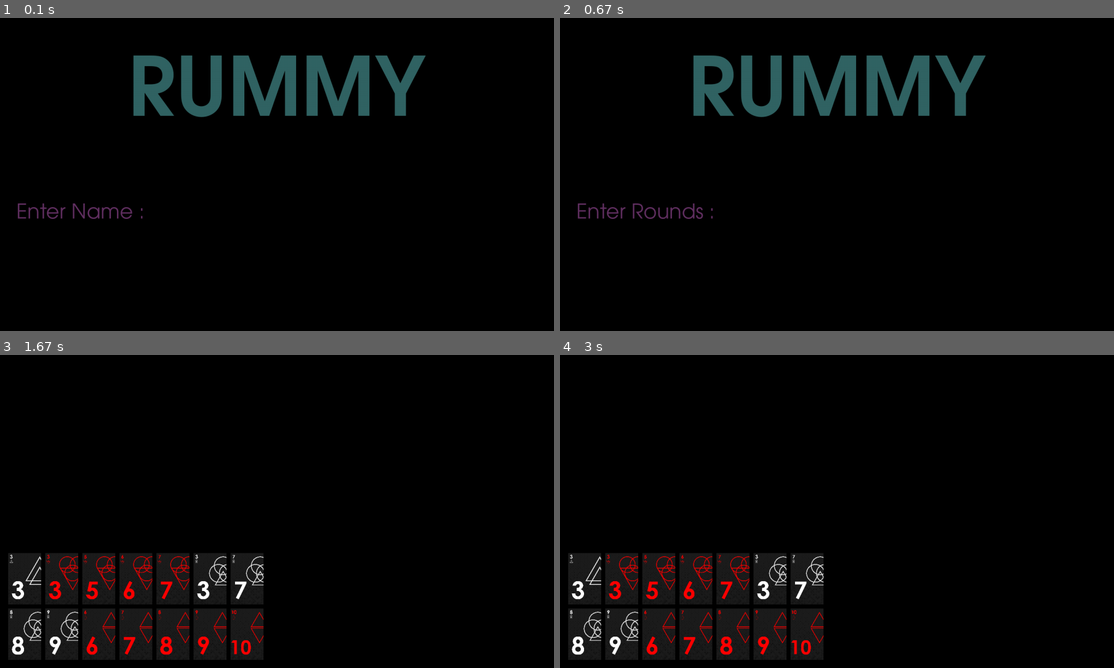
Above: before the commit, frames 1-4 (two rows, left to right).
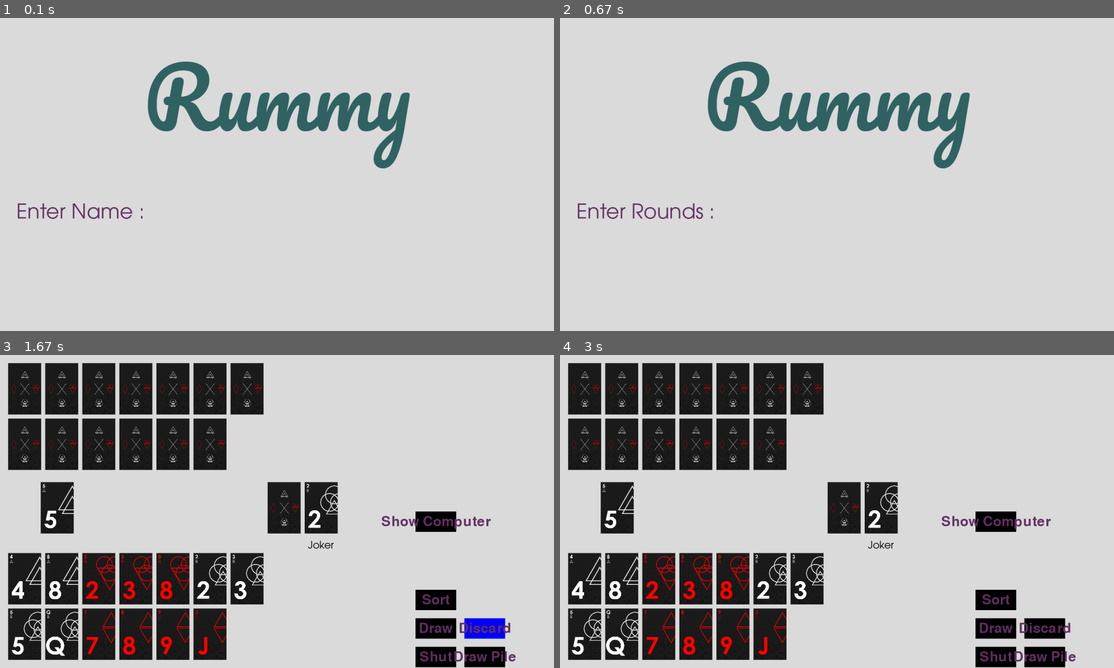
Above: after the commit, the same moments.

Repository: rohanj-02/Rummy
Game: pygame game, started from main.py
Same seed, same stepped clock (60 frames per second), same inputs: the game is played once before the commit and once after it.
Inputs (mouse positions are in pixels of both pictures, inside the frame that each line leads up to):
- Up to frame 1 (0.1 s): no input
- Up to frame 2 (0.67 s): tap Enter at 0.33 s
- Up to frame 3 (1.67 s): tap Enter at 0.67, 1 s; click (481, 621) at 1.38 s
- Up to frame 4 (3 s): click (848, 405) at 1.72 s; click (1047, 630) at 2.55 s; click (759, 445) at 2.88 s

The runs differ from the first frame. In frame 1, 99% of the frame differs, in the area x 0-100%, y 0-100%; in frame 2, 99%; in frame 3, 84%; in frame 4, 84%.

Commit message:
UI Updated
To add : Drag N Drop feature, swap button, discard button and constraint that hand size <= 14

Diff:
--- a/Plan.txt
+++ /dev/null
@@ -1,12 +0,0 @@
-Till 8th November
-1. Learn pygame .. Done
-2. Think of algorithm for rummy AI .. Done
-3. See the workflow of the game
-4. Finalising Algo .. Done
-Till 12th November
-5. Creating basic structure. classes and stuff.. Done
-6. Writing Algo.. Done
-7. Implement basic code to play rummy
-Till 17th November
-8. Use pygame to add graphics
-9. Finishing touches
--- a/button.py
+++ b/button.py
@@ -9,10 +9,10 @@
 shift = False
 padding = 40
 fontName = "centurygothic"
-screen = pygame.display.set_mode((X,Y))
+# screen = pygame.display.set_mode((X,Y))
 
 #Title and Icon
-pygame.display.set_caption("Rummy")
+# pygame.display.set_caption("Rummy")
 
 class Button():
     """
@@ -69,19 +69,19 @@
         screen.blit(self.title_img, self.title_img_rect)
 
 
-nice = Button("NICE")
-
-running = True
-
-while running:
-    nice.display(screen)
-    for event in pygame.event.get():
-        # if nice.click(pygame.mouse.get_pos()):
-            # print("HOVERRR")
-        nice.check(pygame.mouse.get_pos(), event)
-        if nice.is_clicked:
-            print("nice")
-        if event.type == pygame.QUIT:
-            pygame.quit()
-            quit()
-        pygame.display.update()
+# nice = Button("NICE")
+#
+# running = True
+#
+# while running:
+#     nice.display(screen)
+#     for event in pygame.event.get():
+#         # if nice.click(pygame.mouse.get_pos()):
+#             # print("HOVERRR")
+#         nice.check(pygame.mouse.get_pos(), event)
+#         if nice.is_clicked:
+#             print("nice")
+#         if event.type == pygame.QUIT:
+#             pygame.quit()
+#             quit()
+#         pygame.display.update()
--- a/cards.py
+++ b/cards.py
@@ -236,6 +236,7 @@
 
         self.cards = []
         self.discarded = []
+        self.joker = None
         self.pile = None
         for i in range(no_of_decks):
             for s in SUIT:
@@ -272,13 +273,14 @@
         """
         if jok == None:
             joker = random.randint(0,len(self.cards) - 1)
-            joker = self.cards[joker]
+            self.joker = self.cards[joker]
         else:
-            joker = jok
+            self.joker = jok
+        self.cards.pop(joker)
         for i in range(len(self.cards)):
-            if self.cards[i].rank == joker.rank:
+            if self.cards[i].rank == self.joker.rank:
                 self.cards[i].isjoker = True
-        return joker
+        return self.joker
 
     def update_pile(self, card):
         """
@@ -292,6 +294,7 @@
         """
         img_name = str(self.pile)
         img = pygame.image.load("assets/"+img_name+".png")
+        img = pygame.transform.scale(img, (img.get_width()//4, img.get_height()//4))
         return img
 
 
@@ -346,8 +349,10 @@
             Parameters:
                 deck : The deck in play
         """
+        hand = []
         for i in range(HAND_SIZE):
-            self.hand.append(deck.draw_card())
+            hand.append(deck.draw_card())
+        self.hand = hand
         return None
 
     def draw_card(self, card):
@@ -498,7 +503,6 @@
             Returns a list of images of the card that are present in its hand
         """
         img_list = []
-        i = 0
         for card in self.hand:
             img = pygame.image.load("assets/"+str(card)+".png")
             img = pygame.transform.scale(img,(img.get_width()//4, img.get_height()//4))
@@ -506,8 +510,14 @@
             # i += 1
         return img_list
 # full_deck = Deck(2)
-test_hand = [Card('5','hearts'),Card('7','diamonds'),Card('9','diamonds'),Card('6','diamonds'),Card('8','clubs'),Card('9','clubs'),Card('7','clubs'),Card('8','diamonds'),Card('3','clubs'),Card('3','hearts'),Card('3','spades'),Card('7','hearts'),Card('6','hearts'),Card('10','diamonds')]
-player1 = Player('Rohan', 0 ,test_hand)
+player1 = Player("")
+player2 = Player("")
+d = Deck(1)
+player1.deal_cards(d)
+
+# print(id(player1.hand) == id(player2.hand))
+# test_hand = [Card('5','hearts'),Card('7','diamonds'),Card('9','diamonds'),Card('6','diamonds'),Card('8','clubs'),Card('9','clubs'),Card('7','clubs'),Card('8','diamonds'),Card('3','clubs'),Card('3','hearts'),Card('3','spades'),Card('7','hearts'),Card('6','hearts'),Card('10','diamonds')]
+# player1 = Player('Rohan', 0 ,test_hand)
 # player1.hand = sort_hand(player1.hand)
 # print(player1)
 # shut = player1.shut_game()
@@ -516,6 +526,8 @@
 #         print(list(map(str, i)))
 # else:
 #     print(False)
+deck = Deck(2)
+print(str(deck.draw_card()))
 # player1.discard_card(Card('10','diamonds'))
 # player1.discard_card(Card('9','diamonds'))
 # player1.draw_card(Card('J', 'hearts',True))
--- a/main.py
+++ b/main.py
@@ -1,6 +1,8 @@
 import pygame
 import textbox
 import cards
+import button
+from button import Button
 from textbox import TextBox,display_testbox,input_textbox
 from cards import *
 
@@ -28,21 +30,108 @@
 card_gap = 10
 padding = 20
 
-
-heading_font = pygame.font.SysFont(fontName, 200, True)
-heading = heading_font.render("RUMMY", True, textbox.color2)
+#Stage 0 :
+heading_font = pygame.font.Font("Pacifico-Regular.ttf", 200)
+heading = heading_font.render("Rummy", True, textbox.color2)
 heading_rect = heading.get_rect()
 heading_rect.center = [X//2, Y//4]
 
-spadeJ = Card('J', 'spades')
-# use player 1
+#Stage 1 :
+name = TextBox("Enter Name : ")
+#Stage 2 :
+rounds = TextBox("Enter Rounds : ")
+#Stage 3 :
+#Instructions .. will be dealt with later
+#Stage 4 :
+deck = Deck(2)
+user = Player("Rohan",5)
+computer = Player("PC")
+user.deal_cards(deck)
+computer.deal_cards(deck)
+deck.shuffle_cards()
+deck.set_joker()
+c = deck.draw_card()
+deck.update_pile(c)
+sort = Button("Sort",(3*X//4, 3*Y//4))
+draw = Button("Draw", (3*X//4, 3*Y//4 + 70))
+shut = Button("Shut",(3*X//4, 3*Y//4 + 140))
+draw_from_pile = Button("Draw Pile", (3*X//4 + 120, 3*Y/4 + 140))
+discard = Button("Discard",(3*X//4 + 120, 3*Y//4 + 70 ))
+showCP = Button("Show Computer", (3*X//4, Y//2))
 
-name = TextBox("Enter Name : ")
-rounds = TextBox("Enter Rounds : ")
 
+def show_game(screen, player, deck):
+    images = player.show_hand()
+    count = 0
+    #Show Player Cards
+    for i in images:
+        if count < 7:
+            screen.blit(i, (count*(i.get_width() + card_gap)+ padding ,Y - 2*i.get_height() - padding- card_gap))
+        else:
+            screen.blit(i, ((count-7)*(i.get_width() + card_gap)+ padding ,Y - i.get_height() - padding))
+        count += 1
+    back = pygame.image.load('assets/back.png')
+    back = pygame.transform.scale(back, (back.get_width()//4,back.get_height()//4))
+    count = 0
+    #Show computer cards
+    images = computer.show_hand()
+    for i in images:
+        if not showCP.is_clicked :
+            if count < 7:
+                screen.blit(back, (count*(back.get_width() + card_gap)+ padding ,padding))
+            else:
+                screen.blit(back, ((count-7)*(back.get_width() + card_gap)+ padding ,back.get_height() + padding + card_gap))
+        else:
+            if count < 7:
+                screen.blit(i, (count*(i.get_width() + card_gap)+ padding ,padding))
+            else:
+                screen.blit(i, ((count-7)*(i.get_width() + card_gap)+ padding ,i.get_height() + padding + card_gap))
+        count += 1
+    #show pile
+    img = deck.show_pile()
+    # img = pygame.transform.scale(img, (img.get_width()//4, img.get_height()//4))
+    screen.blit(img, (5*padding, 2*(img.get_height() + card_gap + padding)))
+    #show Joker
+    img = deck.joker.show()
+    screen.blit(img, (8*(back.get_width() + card_gap) + padding ,2*(back.get_height() + card_gap + padding)))
+    joker_font = pygame.font.SysFont(fontName, 25)
+    joker = joker_font.render("Joker", True,black)
+    joker_rect = joker.get_rect()
+    joker_rect.center = [8*(back.get_width() + card_gap) + back.get_width()//2 + padding ,3*(back.get_height() + card_gap + padding)]
+    screen.blit(joker, joker_rect)
+    #show deck
+    screen.blit(back, (7*(back.get_width() + card_gap) + padding ,2*(back.get_height() + card_gap + padding)))
+    #show buttons
+    sort.display(screen)
+    draw.display(screen)
+    shut.display(screen)
+    draw_from_pile.display(screen)
+    discard.display(screen)
+    showCP.display(screen)
+
+def player_turn(event, mouse_pos):
+    sort.check(mouse_pos, event)
+    draw.check(mouse_pos, event)
+    shut.check(mouse_pos, event)
+    draw_from_pile.check(mouse_pos, event)
+    discard.check(mouse_pos, event)
+    if sort.is_clicked :
+        user.hand = sort_hand(user.hand)
+    if draw.is_clicked :
+        user.draw_card(deck.draw_card())
+    if draw_from_pile.is_clicked :
+        user.draw_card(deck.pile)
+    if shut.is_clicked:
+        if user.shut_game()[0] :
+            print("True")
+        else:
+            print("False")
+    pygame.display.update()
+
+    # screen.blit()
 #GAME LOOP
 while running:
-    screen.fill(black)
+    screen.fill([220,220,220])
     if stage[0] == 1:
         display_testbox(name, screen)
         screen.blit(heading, heading_rect)
@@ -50,20 +139,16 @@
         display_testbox(rounds, screen)
         screen.blit(heading, heading_rect)
     elif stage[0] == 3:
-        images = player1.show_hand()
-        count = 0
-        for i in images:
-            if count < 7:
-                screen.blit(i, (count*(i.get_width() + card_gap)+ padding ,Y - 2*i.get_height() - padding- card_gap))
-            else:
-                screen.blit(i, ((count-7)*(i.get_width() + card_gap)+ padding ,Y - i.get_height() - padding))
-            count += 1
+        show_game(screen, user, deck)
         # screen.blit(spadeJ.show(), (X//2,Y//2))
     for event in pygame.event.get():
         if stage[0] == 3:
+            showCP.check(pygame.mouse.get_pos(), event)
+            player_turn(event, pygame.mouse.get_pos())
+
             if event.type == pygame.KEYDOWN:
                 if event.key == pygame.K_RETURN:
-                    player1.hand = sort_hand(player1.hand)
+                    user.hand = sort_hand(user.hand)
         if stage[0] == 2:
             input_textbox(rounds, event, stage)
         elif stage[0] == 1:
Binary file added: Pacifico-Regular.ttf
Binary file added: assets/back.png
Binary file changed: assets/icon.png
